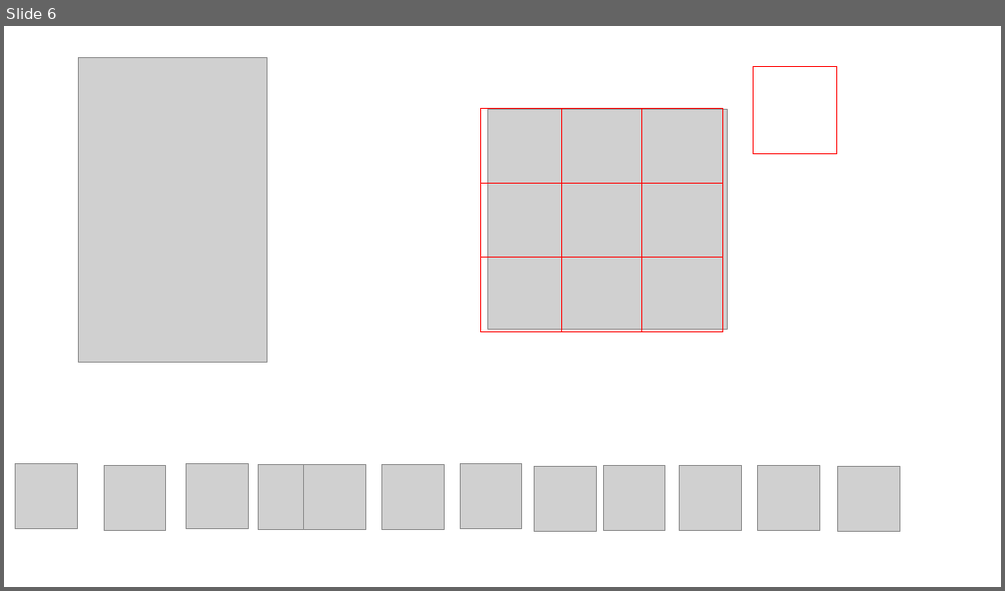
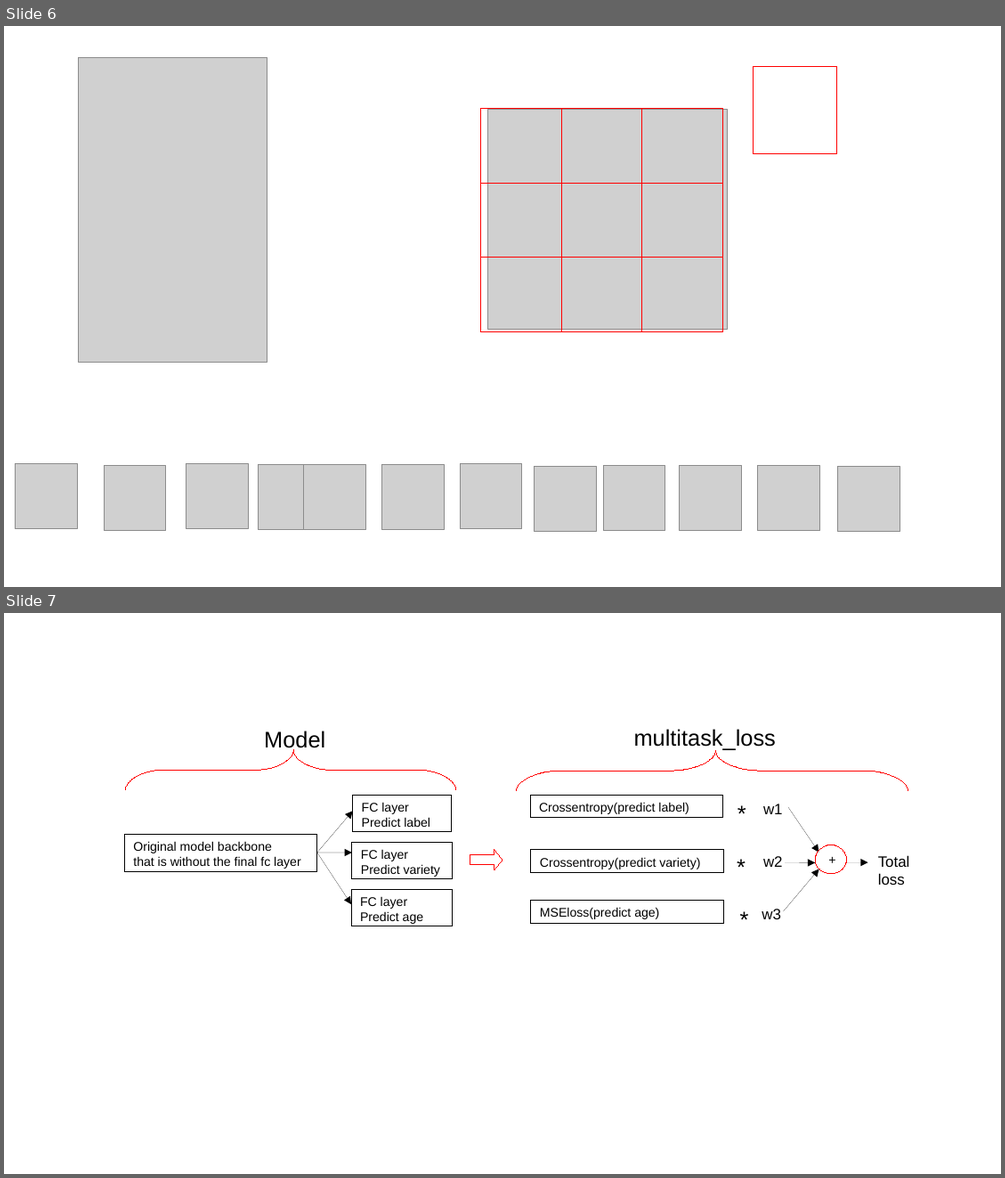
Before and after one commit to CNUClasses/CPSC471, a slide deck: content/lectures/illustration_ppt/illustrations.odp. Shown one above the other, each under a label of ours: slide 6 before the commit, slides 6 and 7 after it. The pictures are 1005x591 and 1005x1178 pixels, drawn with LibreOffice and Linux fonts; fonts in the diff are those of the drawing; grey boxes stand for pictures. Boxes give left, top, right and bottom in pixels: in the first picture for what was removed or moved away, otherwise in the second. Text is boxed around its words. In the diff, an @@ line names an element or a change of style, - is before the commit and + after.

Commit message:
lecture

```diff
--- a/content/lectures/illustration_ppt/illustrations.odp
+++ b/content/lectures/illustration_ppt/illustrations.odp
@@ slide 7 added at [4,613,1001,1174], background #FFFFFF @@
@@ text added at [264,730,325,752], 18 pt, text #000000 @@
+Model
@@ text added at [634,729,776,750], 18 pt, text #000000 @@
+multitask_loss
@@ freeform shape added at [125,750,456,790], outline #FF0000 0 pt @@
@@ freeform shape added at [516,751,908,791], outline #FF0000 0 pt @@
@@ rectangle added at [353,795,452,832], outline #000000 0 pt, 10 pt, text #000000 @@
+FC layer
+Predict label
@@ rectangle added at [531,795,723,818], outline #000000 0 pt, 10 pt, text #000000 @@
+Crossentropy(predict label)
@@ text added at [728,795,797,880], 18 pt, text #000000 @@
+*
@@ arrow added from (317, 852) to (353, 811), #000000 0 pt @@
@@ text added at [763,803,783,814], 12 pt, text #000000 @@
+w1
@@ arrow added from (788, 806) to (819, 852), #000000 0 pt @@
@@ rectangle added at [124,835,317,872], outline #000000 0 pt, 10 pt, text #000000 @@
+Original model backbone
+that is without the final fc layer
@@ arrow added from (317, 852) to (352, 852), #000000 0 pt @@
@@ arrow added from (317, 852) to (351, 904), #000000 0 pt @@
@@ rectangle added at [352,842,453,879], outline #000000 0 pt, 10 pt, text #000000 @@
+FC layer
+Predict variety
@@ right arrow added at [470,849,503,870], outline #FF0000 0 pt @@
@@ rectangle added at [532,850,724,873], outline #000000 0 pt, 10 pt, text #000000 @@
+Crossentropy(predict variety)
@@ text added at [728,848,754,883], 18 pt, text #000000 @@
+*
@@ ellipse added at [816,844,847,874], outline #FF0000 0 pt, 10 pt, text #000000 @@
++
@@ text added at [763,856,783,867], 12 pt, text #000000 @@
+w2
@@ arrow added from (784, 911) to (819, 869), #000000 0 pt @@
@@ arrow added from (785, 863) to (816, 863), #000000 0 pt @@
@@ arrow added from (847, 863) to (868, 863), #000000 0 pt @@
@@ text added at [878,855,910,884], 12 pt, text #000000 @@
+Total
+loss
@@ rectangle added at [351,889,452,926], outline #000000 0 pt, 10 pt, text #000000 @@
+FC layer
+Predict age
@@ rectangle added at [532,900,724,923], outline #000000 0 pt, 10 pt, text #000000 @@
+MSEloss(predict age)
@@ text added at [731,900,758,935], 18 pt, text #000000 @@
+*
@@ text added at [761,908,781,919], 12 pt, text #000000 @@
+w3
```
Also in this commit, not shown: 3 other files.
